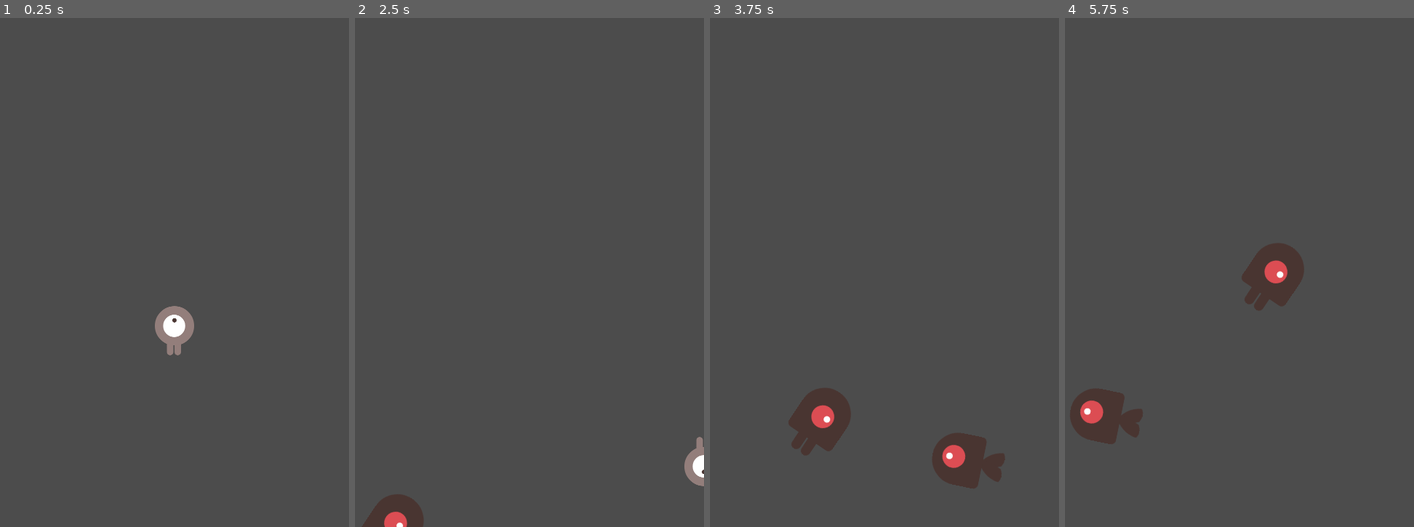
Above: before the commit, frames 1-4 (left to right).
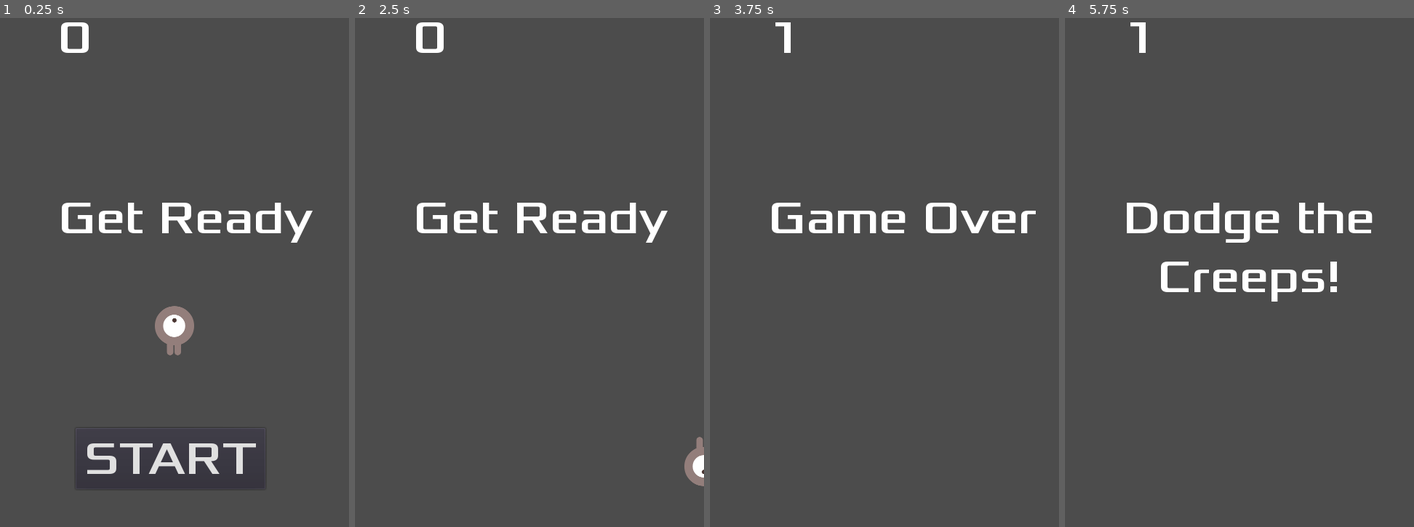
Above: after the commit, the same moments.

Repository: Mplath1/DodgeTheCreepsGodotTest
Game: Godot game, scene res://Main.tscn
Two runs of this game, one before a commit and one after it. Both use one fixed random seed, a clock stepped at 60 frames per second and the inputs below.
Inputs (mouse positions are in pixels of both pictures, inside the frame that each line leads up to):
- Up to frame 1 (0.25 s): no input
- Up to frame 2 (2.5 s): click (526, 460) at 0.5 s, where only the run after the commit has a clickable "START"; tap Enter at 1.25 s; hold Right (ui_right) 1.28-2.03 s; hold Down (ui_down) from 2.03 s (still down)
- Up to frame 3 (3.75 s): release Down (ui_down) at 2.78 s; hold Right (ui_right) 2.78-3.53 s; hold Up (ui_up) from 3.53 s (still down)
- Up to frame 4 (5.75 s): release Up (ui_up) at 4.28 s; hold Left (ui_left) from 4.28 s (still down)

The runs differ from the first frame. In frame 1, 3.3% of the frame differs, in the area x 17-90%, y 0-93%; in frame 2, 2.9%; in frame 3, 5.0%; in frame 4, 5.8%, in the area x 1-89%, y 0-84%.

Commit message:
added HUD feature

Diff:
--- /dev/null
+++ b/HUD.gd
@@ -0,0 +1,29 @@
+extends CanvasLayer
+
+signal start_game
+
+func show_message(text):
+	$Message.text = text
+	$Message.show()
+	$MessageTimer.start()
+
+func show_game_over():
+	show_message("Game Over")
+	yield($MessageTimer,"timeout")
+
+	$Message.text = "Dodge the\nCreeps!"
+	$Message.show()
+	yield(get_tree().create_timer(1),"timeout")
+	$StartButton.show()
+
+func update_score(score):
+	$ScoreLabel.text = str(score)
+
+
+func _on_MessageTimer_timeout():
+	$Message.hide()
+
+
+func _on_StartButton_pressed():
+	$StartButton.hide()
+	emit_signal("start_game")
--- /dev/null
+++ b/HUD.tscn
@@ -0,0 +1,53 @@
+[gd_scene load_steps=4 format=2]
+
+[ext_resource path="res://dodge_assets/dodge_assets/fonts/Xolonium-Regular.ttf" type="DynamicFontData" id=1]
+[ext_resource path="res://HUD.gd" type="Script" id=2]
+
+[sub_resource type="DynamicFont" id=1]
+size = 64
+font_data = ExtResource( 1 )
+
+[node name="HUD" type="CanvasLayer"]
+script = ExtResource( 2 )
+
+[node name="ScoreLabel" type="Label" parent="."]
+margin_left = 80.0
+margin_top = 8.0
+margin_right = 390.0
+margin_bottom = 86.0
+custom_fonts/font = SubResource( 1 )
+text = "SCORE:0"
+__meta__ = {
+"_edit_use_anchors_": false
+}
+
+[node name="Message" type="Label" parent="."]
+margin_left = 80.0
+margin_top = 256.0
+margin_right = 388.0
+margin_bottom = 496.0
+custom_fonts/font = SubResource( 1 )
+text = "DODGE
+THE
+CREEPS!"
+align = 1
+__meta__ = {
+"_edit_use_anchors_": false
+}
+
+[node name="StartButton" type="Button" parent="."]
+margin_left = 104.0
+margin_top = 584.0
+margin_right = 365.0
+margin_bottom = 668.0
+custom_fonts/font = SubResource( 1 )
+text = "START"
+__meta__ = {
+"_edit_use_anchors_": false
+}
+
+[node name="MessageTimer" type="Timer" parent="."]
+wait_time = 2.0
+one_shot = true
+[connection signal="pressed" from="StartButton" to="." method="_on_StartButton_pressed"]
+[connection signal="timeout" from="MessageTimer" to="." method="_on_MessageTimer_timeout"]
--- a/Main.gd
+++ b/Main.gd
@@ -10,11 +10,15 @@
 func game_over():
 	$ScoreTimer.stop()
 	$MobTimer.stop()
+	$HUD.show_game_over()
+	get_tree().call_group("mobs","queue_free")
 
 func new_game():
 	score = 0
 	$Player.start($StartPosition.position)
 	$StartTimer.start()
+	$HUD.update_score(score)
+	$HUD.show_message("Get Ready")
 
 
 func _on_MobTimer_timeout():
@@ -30,6 +34,7 @@
 
 func _on_ScoreTimer_timeout():
 	score +=1
+	$HUD.update_score(score)
 
 
 func _on_StartTimer_timeout():
--- a/Main.tscn
+++ b/Main.tscn
@@ -1,8 +1,9 @@
-[gd_scene load_steps=5 format=2]
+[gd_scene load_steps=6 format=2]
 
 [ext_resource path="res://Player.tscn" type="PackedScene" id=1]
 [ext_resource path="res://Main.gd" type="Script" id=2]
 [ext_resource path="res://Mob.tscn" type="PackedScene" id=3]
+[ext_resource path="res://HUD.tscn" type="PackedScene" id=4]
 
 [sub_resource type="Curve2D" id=1]
 _data = {
@@ -32,7 +33,10 @@
 curve = SubResource( 1 )
 
 [node name="SpawnMobLocation" type="PathFollow2D" parent="MobPath"]
+
+[node name="HUD" parent="." instance=ExtResource( 4 )]
 [connection signal="hit" from="Player" to="." method="game_over"]
 [connection signal="timeout" from="MobTimer" to="." method="_on_MobTimer_timeout"]
 [connection signal="timeout" from="ScoreTimer" to="." method="_on_ScoreTimer_timeout"]
 [connection signal="timeout" from="StartTimer" to="." method="_on_StartTimer_timeout"]
+[connection signal="start_game" from="HUD" to="." method="new_game"]
--- a/Mob.tscn
+++ b/Mob.tscn
@@ -30,7 +30,9 @@
 radius = 35.4871
 height = 27.8096
 
-[node name="Mob" type="RigidBody2D"]
+[node name="Mob" type="RigidBody2D" groups=[
+"mobs",
+]]
 collision_mask = 0
 gravity_scale = 0.0
 script = ExtResource( 7 )
